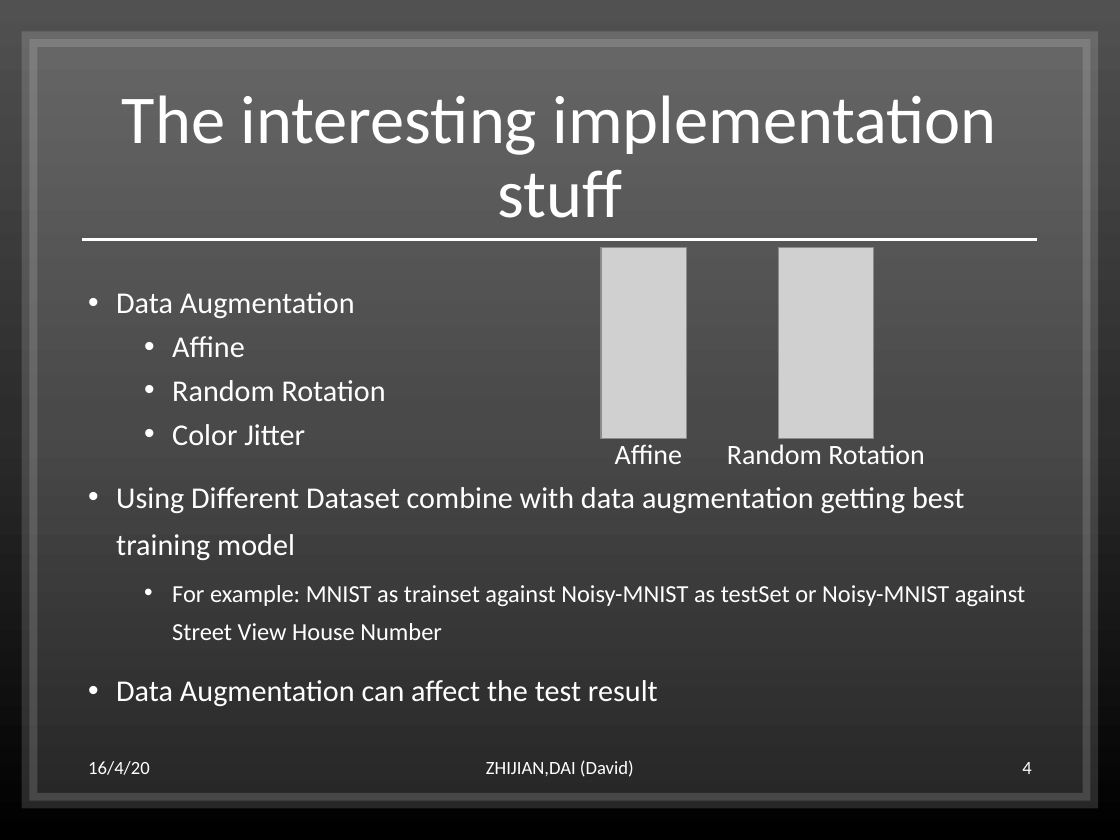
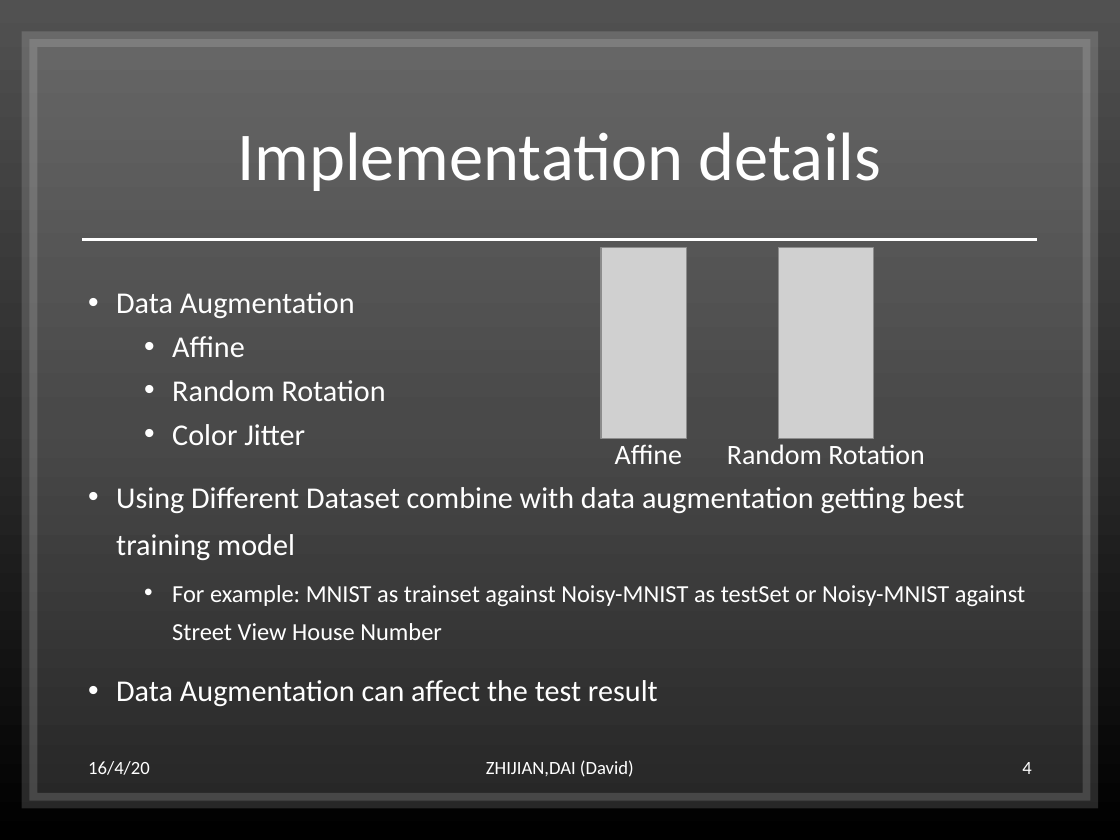
Before and after one commit to DavidD997/Handwriting_Digit_Recognition, a slide deck: slide 4 of Presentation/HWR Presentation Final.pptx. Drawn at 1120x840 pixels with LibreOffice and Linux fonts; fonts in the diff are those of the drawing; grey boxes stand for pictures. Boxes give left, top, right and bottom in pixels: in the first picture for what was removed or moved away, otherwise in the second. Text is boxed around its words. In the diff, an @@ line names an element or a change of style, - is before the commit and + after.

```diff
--- a/Presentation/HWR Presentation Final.pptx
+++ b/Presentation/HWR Presentation Final.pptx
@@ title at <box>238,132,882,191</box>: text changed @@
-The interesting implementation stuff
+Implementation details
```
Also in this commit, not shown: 2 other slides changed.
